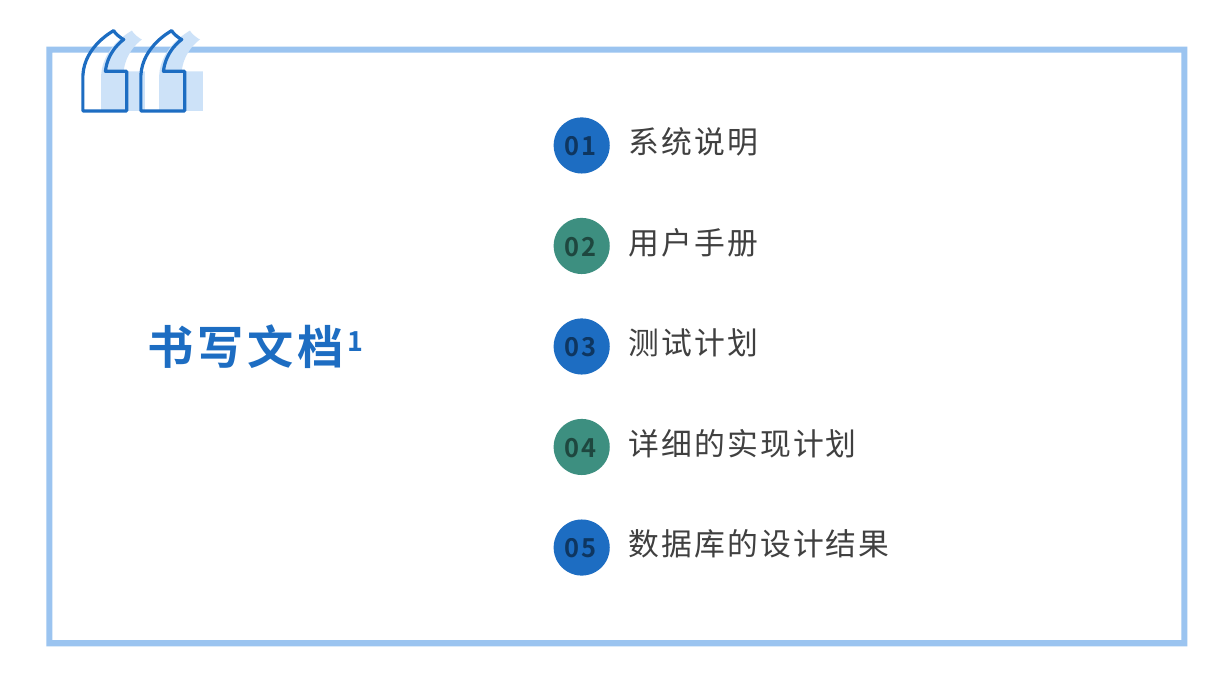
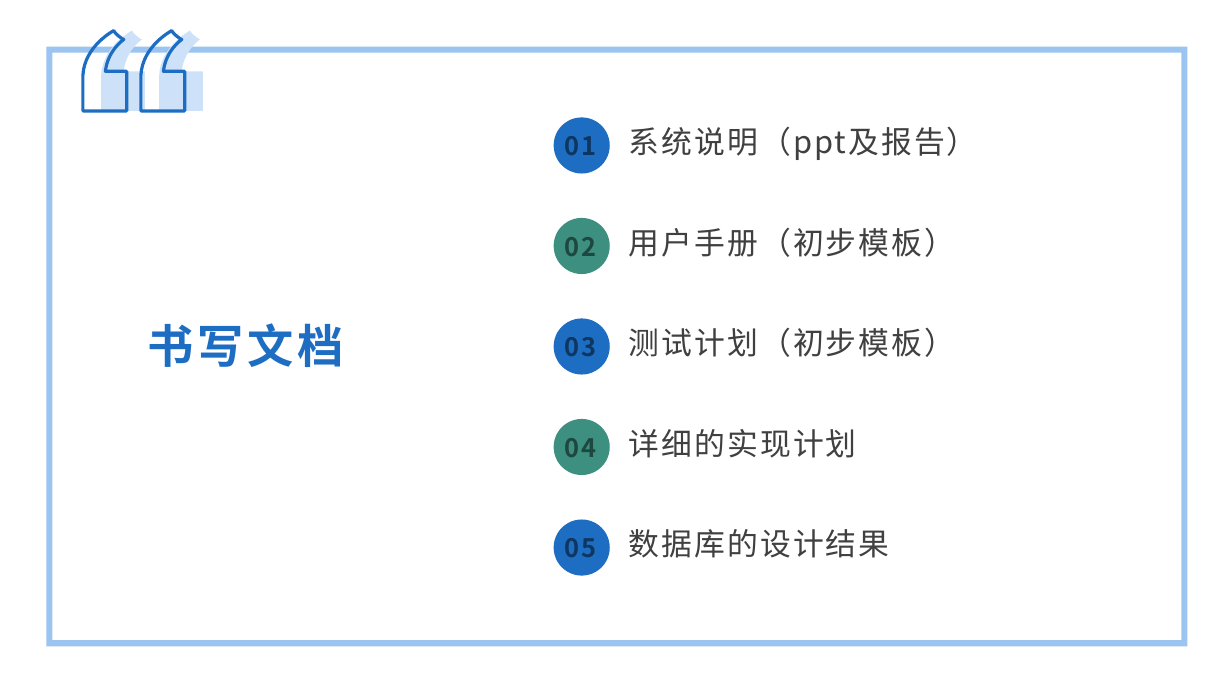
Before and after one commit to xlisses/ruang, a slide deck: slide 10 of detailed_design/项目设计.pptx (slide 11 before the commit). Drawn at 1232x693 pixels with LibreOffice and Linux fonts; fonts in the diff are those of the drawing. Boxes give left, top, right and bottom in pixels: in the first picture for what was removed or moved away, otherwise in the second. Text is boxed around its words. In the diff, an @@ line names an element or a change of style, - is before the commit and + after.

```diff
--- a/detailed_design/项目设计.pptx
+++ b/detailed_design/项目设计.pptx
@@ text at (629, 127, 978, 160): text changed @@
-系统说明
+系统说明（ppt及报告）
@@ text at (629, 228, 955, 257): text changed @@
-用户手册
+用户手册（初步模板）
@@ text at (148, 323, 344, 367): text changed @@
-书写文档1
+书写文档
@@ text at (629, 328, 955, 357): text changed @@
-测试计划
+测试计划（初步模板）
```
Also in this commit, not shown: 6 other slides changed, 4 slides added, 3 slides removed, 7 other files.
